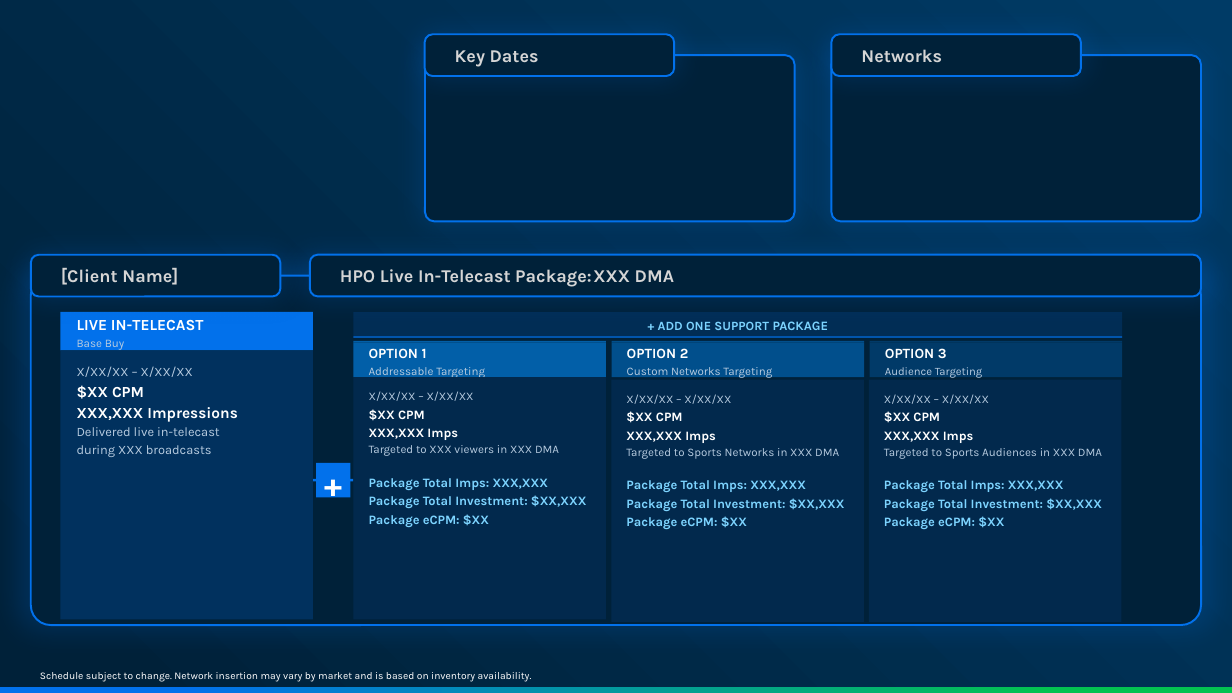
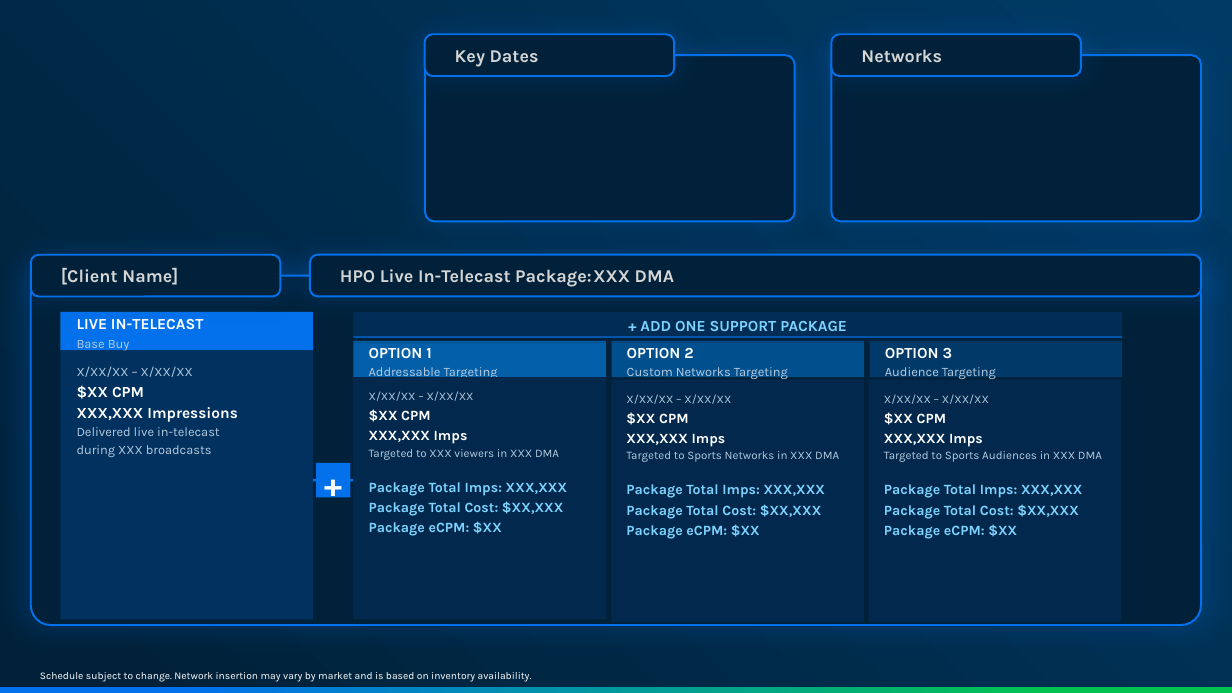
Before and after one commit to zsparkman/HPO-Package-Builder, a slide deck: slide 1 of Assets/HPO Stream Package Builder - Master Template.pptx. Drawn at 1232x693 pixels with LibreOffice and Linux fonts; fonts in the diff are those of the drawing; background and template pictures are left out. Boxes give left, top, right and bottom in pixels: in the first picture for what was removed or moved away, otherwise in the second. Text is boxed around its words. In the diff, an @@ line names an element or a change of style, - is before the commit and + after.

```diff
--- a/Assets/HPO Stream Package Builder - Master Template.pptx
+++ b/Assets/HPO Stream Package Builder - Master Template.pptx
@@ rectangle "+ ADD ONE SUPPORT PACKAGE" at [354, 312, 1123, 336]: size 9.8 to 12 pt in "+ ADD ONE SUPPORT"; size 10 to 12 pt in "PACKAGE" @@
@@ text in rectangle at [77, 340, 130, 352]: size 9 to 10 pt in "Base Buy" @@
@@ rectangle "OPTION 1" at [354, 343, 606, 378]: size 11 to 12 pt in "OPTION 1"; size 9 to 10 pt in "Addressable Targeting" @@
@@ rectangle "OPTION 2" at [612, 343, 864, 378]: size 11 to 12 pt in "OPTION 2"; size 9 to 10 pt in "Custom Networks Targeting" @@
@@ rectangle "OPTION 3" at [870, 343, 1122, 378]: size 11 to 12 pt in "OPTION 3"; size 8.8 to 10 pt in "Audience Targeting" @@
@@ text in rectangle at [369, 409, 567, 536]: size 10 to 11 pt in "$XX CPM", "XXX,XXX Imps", "Package Total Imps: XXX,XXX", "Package eCPM: $XX" @@
@@ text in rectangle at [626, 412, 825, 539]: size 10 to 11 pt in "$XX CPM", "XXX,XXX Imps", "Package Total Imps: XXX,XXX", "Package eCPM: $XX" @@
@@ text in rectangle at [884, 412, 1082, 539]: size 10 to 11 pt in "$XX CPM", "XXX,XXX Imps", "Package Total Imps: XXX,XXX", "Package eCPM: $XX" @@
@@ text in rectangle at [369, 501, 564, 516]: text changed; size 10 to 11 pt @@
-Package Total Investment: $XX,XXX
+Package Total Cost: $XX,XXX
@@ text in rectangle at [626, 504, 822, 518]: text changed; size 10 to 11 pt @@
-Package Total Investment: $XX,XXX
+Package Total Cost: $XX,XXX
@@ text in rectangle at [884, 504, 1079, 518]: text changed; size 10 to 11 pt @@
-Package Total Investment: $XX,XXX
+Package Total Cost: $XX,XXX
```
